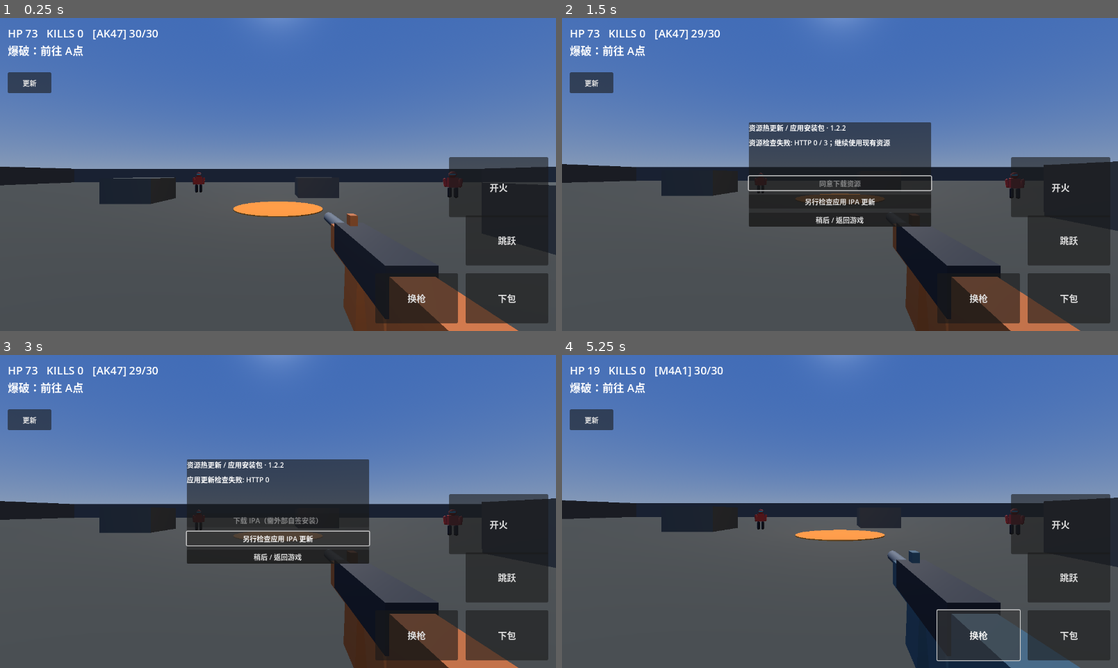
Above: before the commit, frames 1-4 (two rows, left to right).
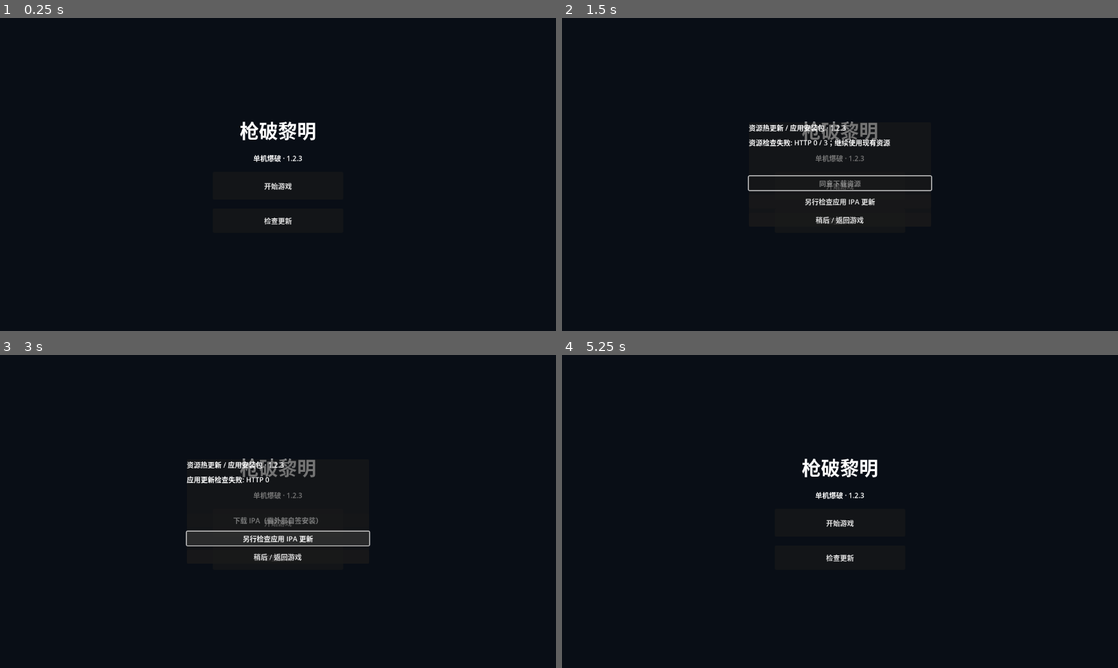
Above: after the commit, the same moments.

Repository: yjm89gdjrg-web/qiangpo-ios
Game: Godot game, scene res://scenes/boot.tscn
The game is run twice, just before and just after one commit, with the same random seed, the same clock (stepped at 60 frames per second) and the same inputs.
Inputs (mouse positions are in pixels of both pictures, inside the frame that each line leads up to):
- Up to frame 1 (0.25 s): no input
- Up to frame 2 (1.5 s): click "更新" (after the commit: "检查更新") at 0.5 s; click (840, 187) at 1.25 s, where only the run after the commit has a clickable "开始游戏"
- Up to frame 3 (3 s): click (278, 524) at 2 s, where only the run after the commit has a clickable "开始游戏"; click "另行检查应用 IPA 更新" at 2.75 s
- Up to frame 4 (5.25 s): click "稍后 / 返回游戏" at 3.5 s; click (1067, 633) at 4.25 s, where only the run before the commit has a clickable "下包"; click (979, 633) at 5 s, where only the run before the commit has a clickable "换枪"

The runs differ from the first frame. In frame 1, 94% of the frame differs, in the area x 0-100%, y 0-100%; in frame 2, 90%; in frame 3, 89%; in frame 4, 95%.

Commit message:
Add home screen before gameplay for 1.2.3

Diff:
--- a/project.godot
+++ b/project.godot
@@ -8,7 +8,7 @@
 config/name="枪破黎明·雏形"
 config/description="ShotDawn FPS prototype with original procedural primitive shapes; no extracted game assets"
 run/main_scene="res://scenes/boot.tscn"
-config/version="1.2.2"
+config/version="1.2.3"
 config/features=PackedStringArray("4.4", "GL Compatibility")
 config/icon="res://icon.svg"
 
--- a/scripts/hot_update/boot.gd
+++ b/scripts/hot_update/boot.gd
@@ -1,19 +1,62 @@
 extends Node
-## No preload of main scene or gameplay assets: validate/activate BEFORE loading main.
+## Keep all gameplay unloaded until the player explicitly starts.
 const Store = preload("res://scripts/hot_update/resource_store.gd")
+var starting: bool = false
 
 func _ready() -> void:
-	call_deferred("_boot")
+	Input.mouse_mode = Input.MOUSE_MODE_VISIBLE
+	var background: ColorRect = ColorRect.new()
+	background.color = Color(0.035, 0.055, 0.085)
+	background.set_anchors_and_offsets_preset(Control.PRESET_FULL_RECT)
+	add_child(background)
+	var center: CenterContainer = CenterContainer.new()
+	center.set_anchors_and_offsets_preset(Control.PRESET_FULL_RECT)
+	add_child(center)
+	var box: VBoxContainer = VBoxContainer.new()
+	box.custom_minimum_size = Vector2(300, 0)
+	box.add_theme_constant_override("separation", 20)
+	center.add_child(box)
+	var title: Label = Label.new()
+	title.text = "枪破黎明"
+	title.horizontal_alignment = HORIZONTAL_ALIGNMENT_CENTER
+	title.add_theme_font_size_override("font_size", 44)
+	box.add_child(title)
+	var subtitle: Label = Label.new()
+	subtitle.text = "单机爆破 · %s" % Store.APP_VERSION
+	subtitle.horizontal_alignment = HORIZONTAL_ALIGNMENT_CENTER
+	box.add_child(subtitle)
+	var play: Button = Button.new()
+	play.name = "StartButton"
+	play.text = "开始游戏"
+	play.custom_minimum_size = Vector2(300, 64)
+	play.pressed.connect(_start)
+	box.add_child(play)
+	var update: Button = Button.new()
+	update.text = "检查更新"
+	update.custom_minimum_size = Vector2(300, 56)
+	box.add_child(update)
+	var manager: Node = Node.new()
+	manager.set_script(load("res://scripts/update_manager.gd"))
+	add_child(manager)
+	# Reuse validated update UI, hide its floating in-game shortcut here.
+	manager.ui_layer.get_child(0).hide()
+	update.pressed.connect(manager._check_for_update)
 
-func _boot() -> void:
+func _start() -> void:
+	if starting:
+		return
+	starting = true
+	call_deferred("_launch")
+
+func _launch() -> void:
 	var store = Store.new()
 	store.activate()
-	# Explicit string load prevents main's resource dependencies being cached before boot.
-	var packed := ResourceLoader.load("res://scenes/main.tscn", "PackedScene", ResourceLoader.CACHE_MODE_IGNORE) as PackedScene
+	var packed: PackedScene = ResourceLoader.load("res://scenes/main.tscn", "PackedScene", ResourceLoader.CACHE_MODE_IGNORE) as PackedScene
 	if packed == null:
+		starting = false
 		push_error("无法加载内置关卡")
 		return
-	var main := packed.instantiate() as Node3D
+	var main: Node3D = packed.instantiate() as Node3D
 	store.apply_map(main)
 	main.set_meta("active_resource_revision", int(store.active_manifest.get("revision", 0)))
 	main.set_meta("resource_boot_error", store.last_error)
--- a/scripts/hot_update/resource_store.gd
+++ b/scripts/hot_update/resource_store.gd
@@ -1,6 +1,6 @@
 extends RefCounted
 ## Restricted, non-executable resource ZIPs. Never mount untrusted PCK/scene/script files.
-const APP_VERSION := "1.2.2"
+const APP_VERSION := "1.2.3"
 const ROOT := "user://resource_updates"
 const MAX_ARCHIVE := 32 * 1024 * 1024
 const MAX_FILE := 8 * 1024 * 1024
--- /dev/null
+++ b/tools/tests/home_test.gd
@@ -0,0 +1,23 @@
+extends SceneTree
+
+func _initialize() -> void:
+	call_deferred("_run")
+
+func _run() -> void:
+	var scene: PackedScene = load("res://scenes/boot.tscn") as PackedScene
+	var home: Node = scene.instantiate()
+	root.add_child(home)
+	current_scene = home
+	await process_frame
+	assert(get_nodes_in_group("player").is_empty(), "首页不应加载玩家")
+	assert(get_nodes_in_group("enemy").is_empty(), "首页不应加载敌人")
+	print("PASS home has no gameplay running")
+	home.call("_start")
+	await process_frame
+	await process_frame
+	assert(current_scene is Node3D, "开始按钮应进入地图")
+	assert(get_nodes_in_group("player").size() == 1)
+	print("PASS start enters map")
+	current_scene.queue_free()
+	await process_frame
+	quit(0)
Not shown, changed: export_presets.cfg
